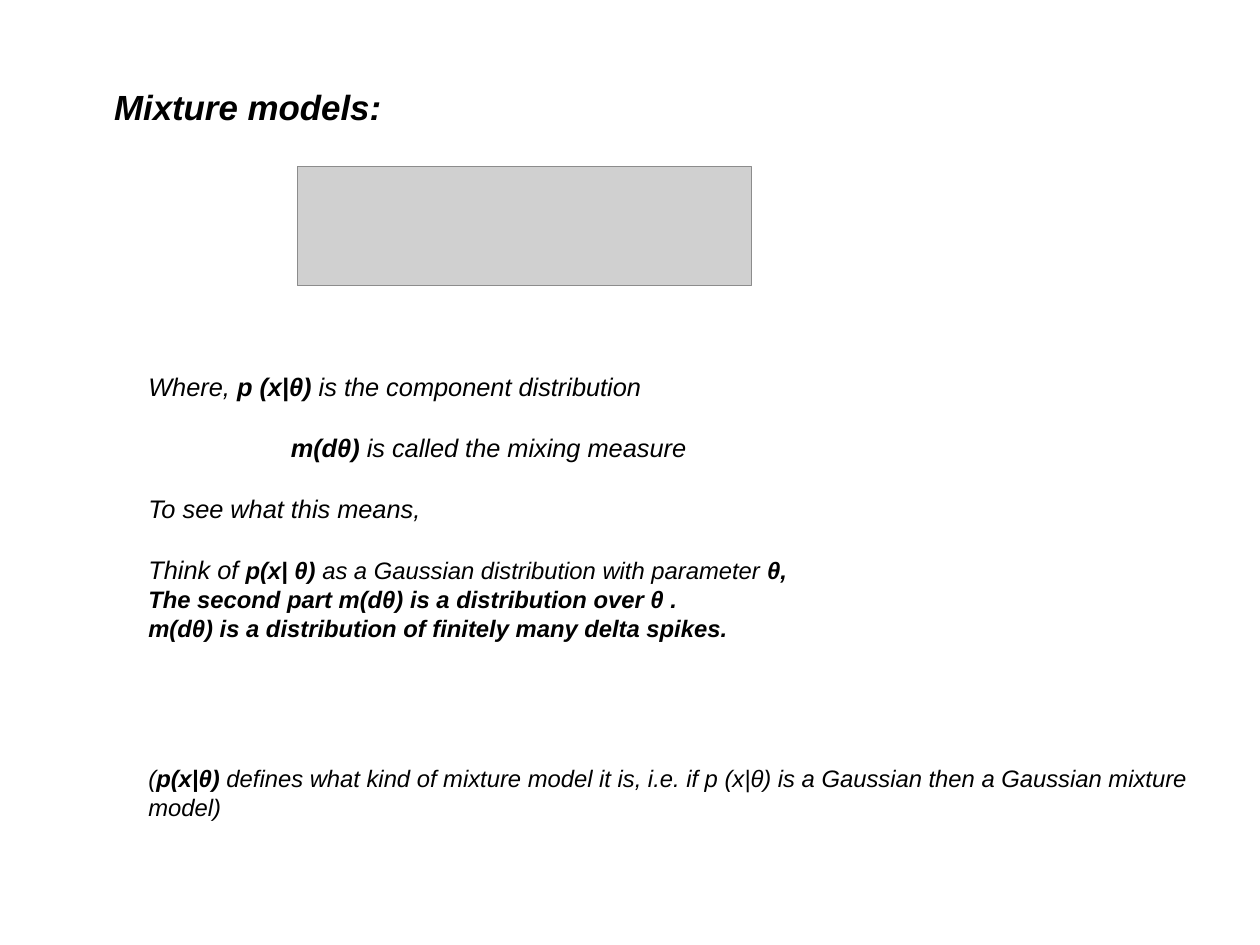
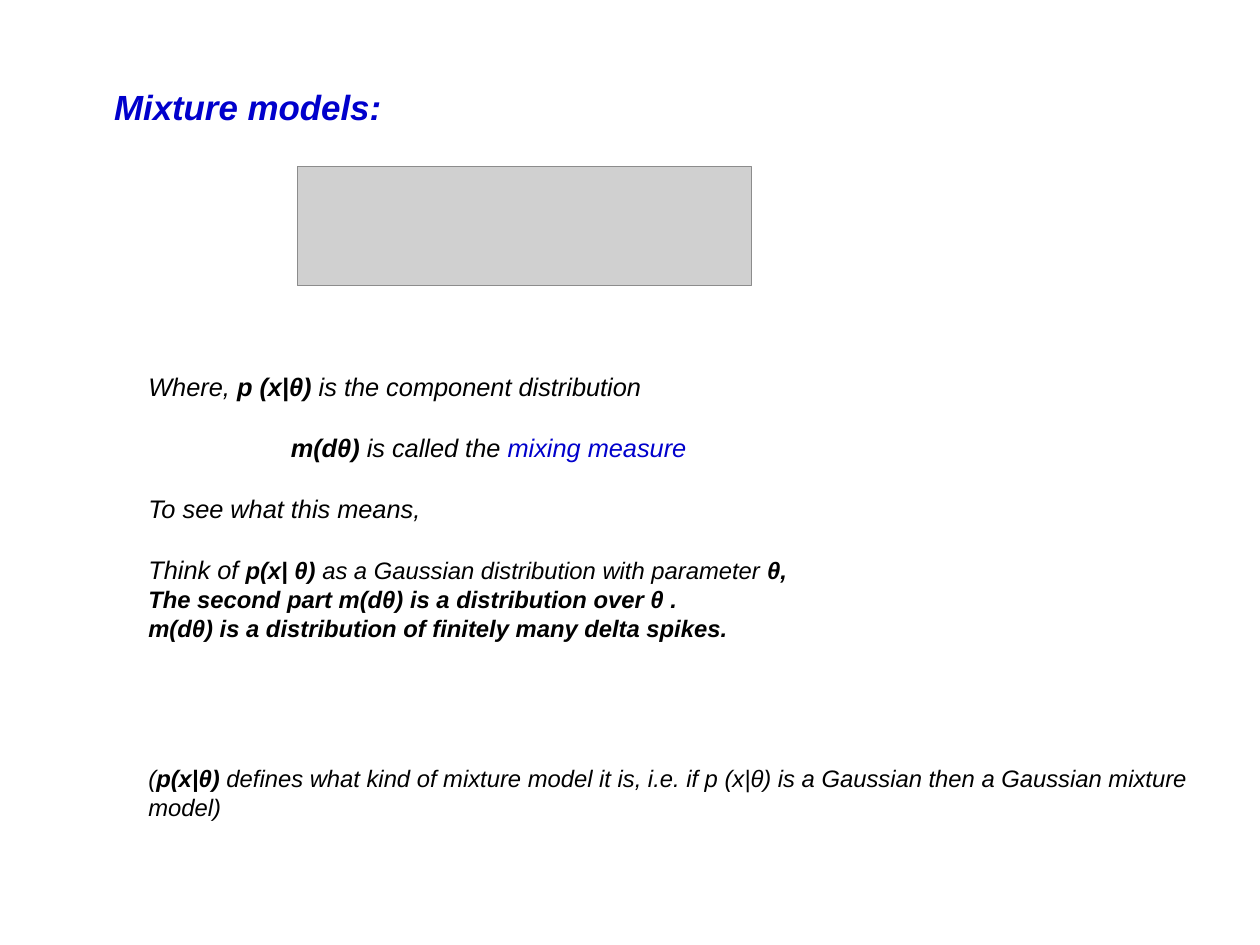
Before and after one commit to afcarl/Dirichlet_Processes, a slide deck: slide 7 of version_2.odp. Drawn at 1260x945 pixels with LibreOffice and Linux fonts; fonts in the diff are those of the drawing; grey boxes stand for pictures. Boxes give left, top, right and bottom in pixels: in the first picture for what was removed or moved away, otherwise in the second. Text is boxed around its words. In the diff, an @@ line names an element or a change of style, - is before the commit and + after.

Commit message:
changed some formatting

```diff
--- a/version_2.odp
+++ b/version_2.odp
@@ text "Mixture models:" at [114,94,382,121]: text colour #000000 to #0000CC @@
@@ text at [291,438,687,463]: text colour #000000 to #0000CC in "mixing measure" @@
```
Also in this commit, not shown: 12 other slides changed.
